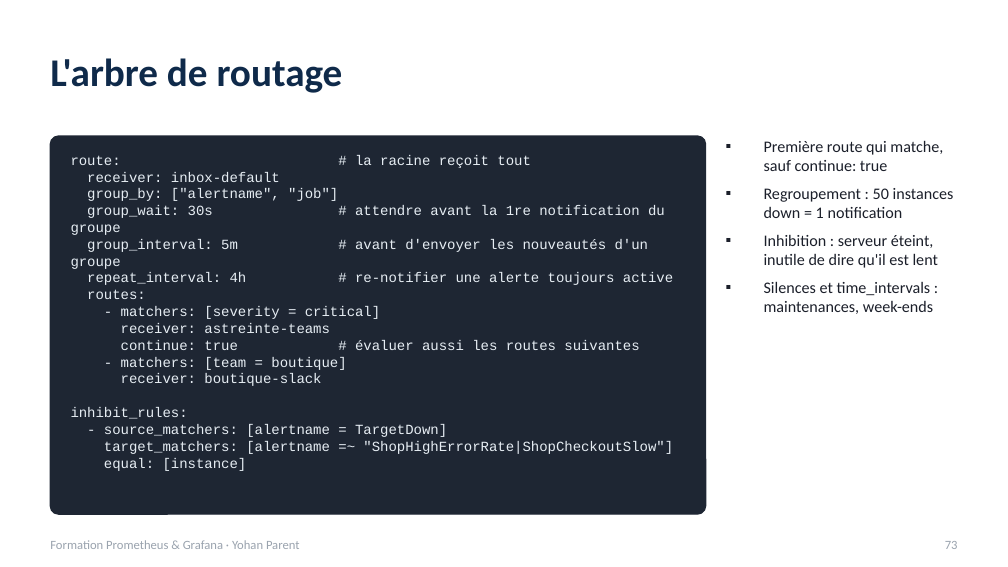
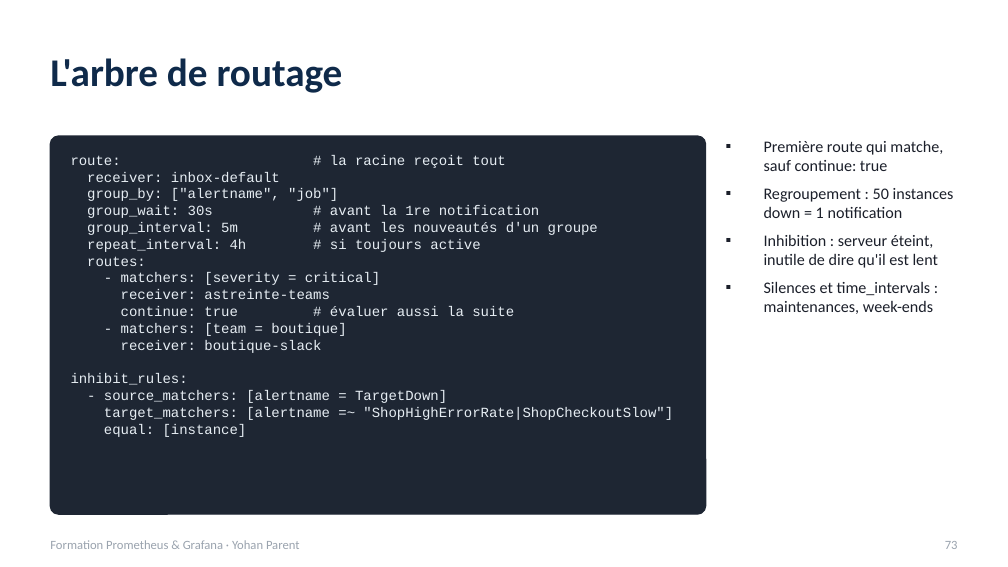
Before and after one commit to yparent/formation-observabilite-lab, a slide deck: slide 73 of docs/slides/Formation-Prometheus-Grafana.pptx. Drawn at 1008x567 pixels with LibreOffice and Linux fonts; fonts in the diff are those of the drawing. Boxes give left, top, right and bottom in pixels: in the first picture for what was removed or moved away, otherwise in the second. Text is boxed around its words. In the diff, an @@ line names an element or a change of style, - is before the commit and + after.

```diff
--- a/docs/slides/Formation-Prometheus-Grafana.pptx
+++ b/docs/slides/Formation-Prometheus-Grafana.pptx
@@ text at [87,205,598,252]: text changed @@
-group_wait: 30s # attendre avant la 1re notification du groupe
-group_interval: 5m # avant d'envoyer les nouveautés d'un groupe
-repeat_interval: 4h # re-notifier une alerte toujours active
+group_wait: 30s # avant la 1re notification
+group_interval: 5m # avant les nouveautés d'un groupe
+repeat_interval: 4h # si toujours active
@@ text at [121,306,514,316]: text changed @@
-continue: true # évaluer aussi les routes suivantes
+continue: true # évaluer aussi la suite
```
Also in this commit, not shown: 11 other slides changed, 1 slide added, 34 other files.
